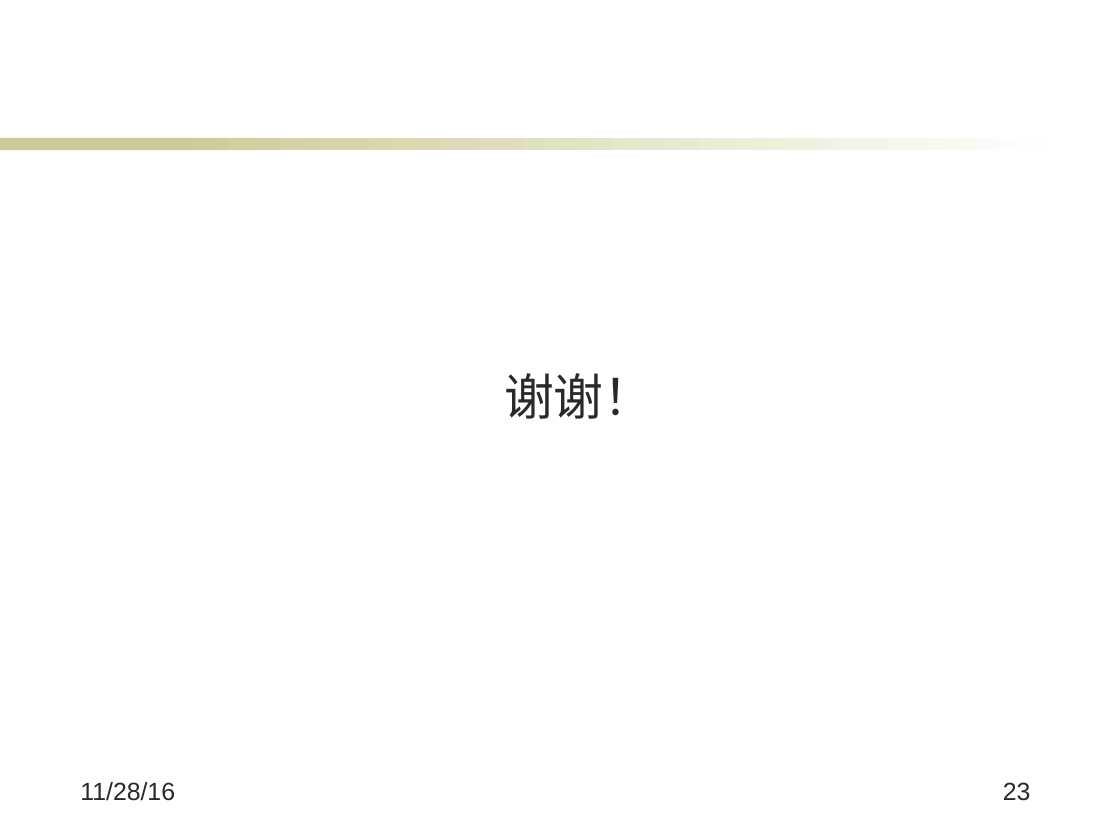
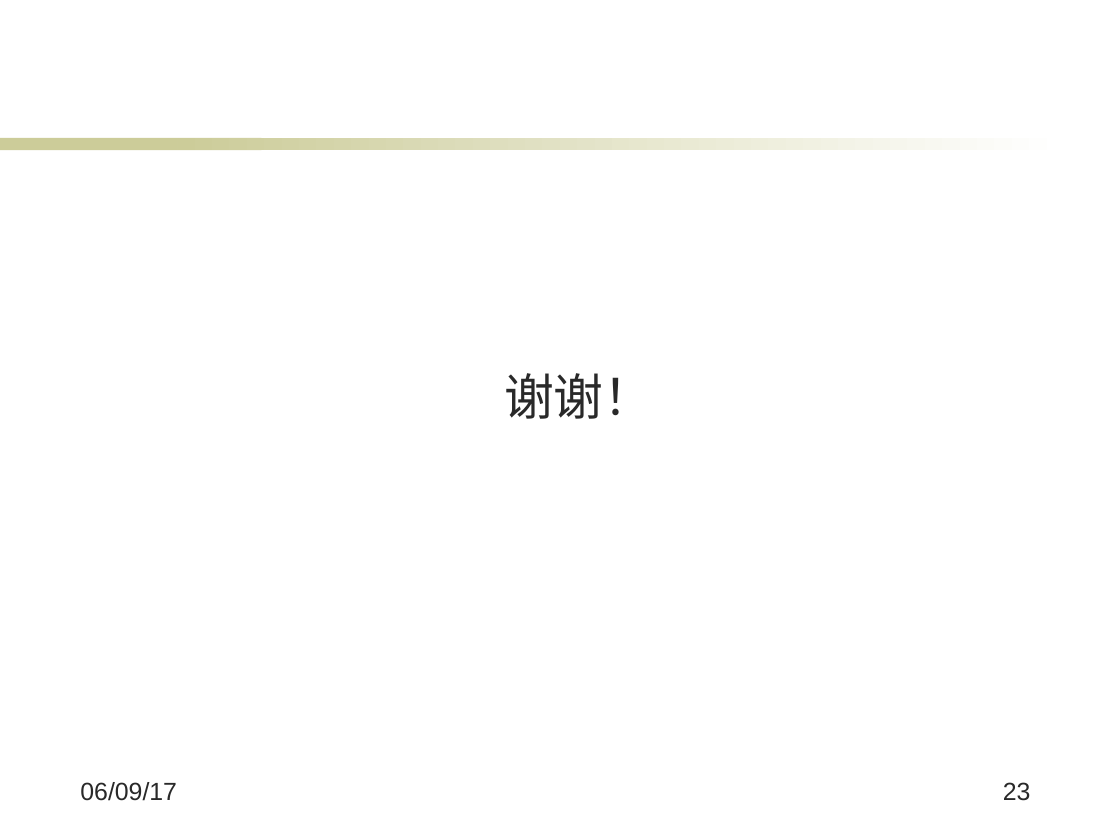
Before and after one commit to XuanBQ/SogouClientsPredict, a slide deck: slide 23 of bq_毕业答辩.pptx. Drawn at 1120x840 pixels with LibreOffice and Linux fonts; fonts in the diff are those of the drawing; background and template pictures are left out. Boxes give left, top, right and bottom in pixels: in the first picture for what was removed or moved away, otherwise in the second. Text is boxed around its words. In the diff, an @@ line names an element or a change of style, - is before the commit and + after.

```diff
--- a/bq_毕业答辩.pptx
+++ b/bq_毕业答辩.pptx
@@ text at bbox=[80, 782, 177, 801]: text changed @@
-11/28/16
+06/09/17
```
Also in this commit, not shown: 5 other slides changed, 3 other files.
